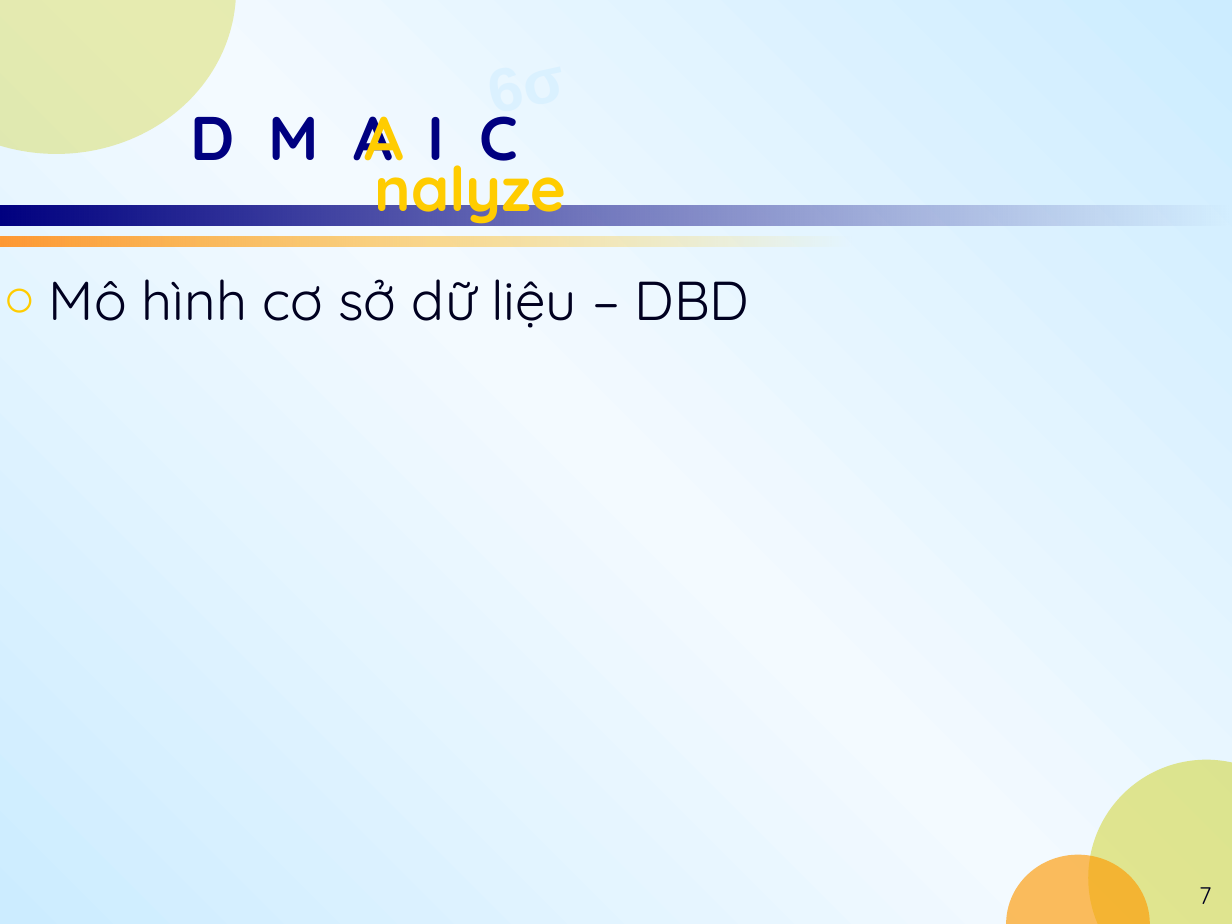
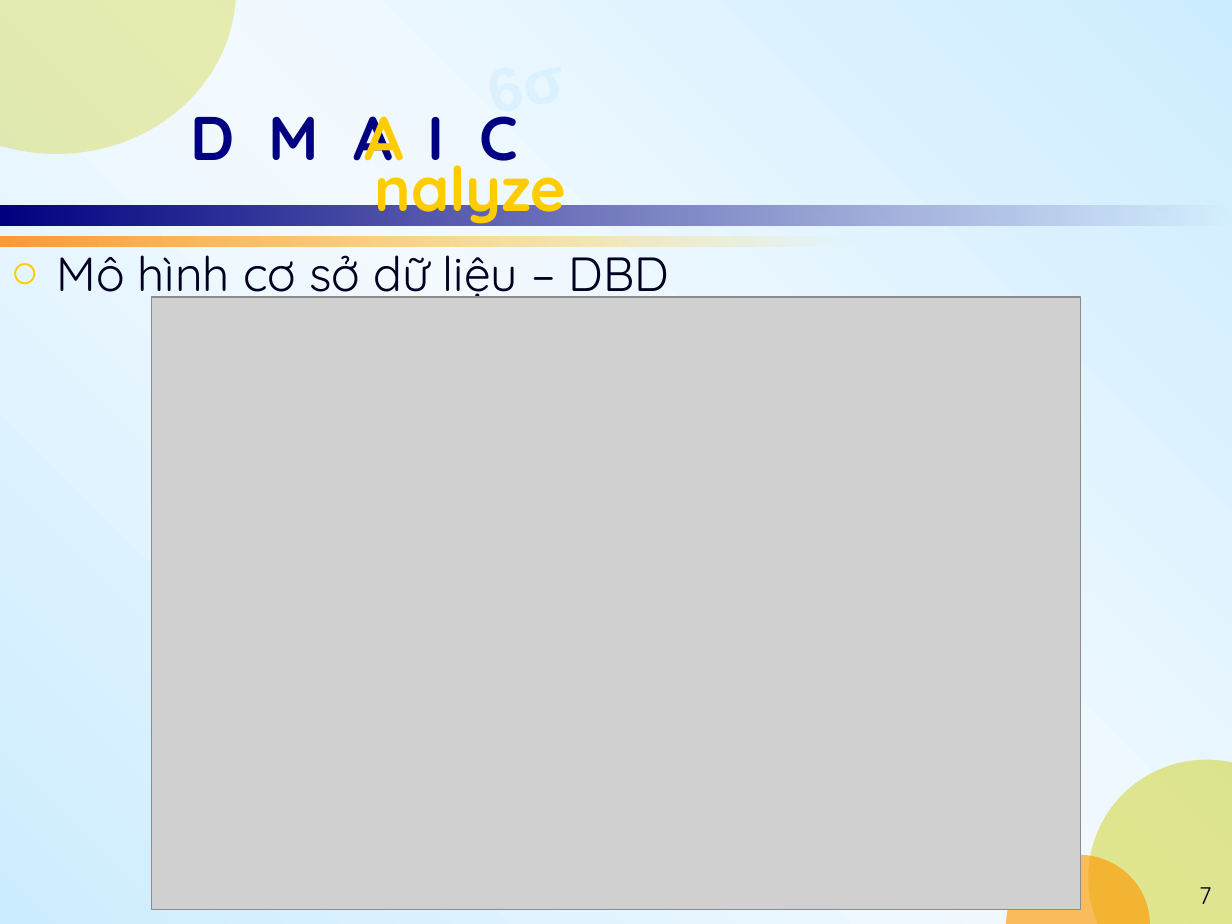
Before and after one commit to luuhuuchuan/expomanage, a slide deck: slide 7 of Documents/Slide_GC0501.pptx. Drawn at 1232x924 pixels with LibreOffice and Linux fonts; fonts in the diff are those of the drawing; grey boxes stand for pictures. Boxes give left, top, right and bottom in pixels: in the first picture for what was removed or moved away, otherwise in the second. Text is boxed around its words. In the diff, an @@ line names an element or a change of style, - is before the commit and + after.

```diff
--- a/Documents/Slide_GC0501.pptx
+++ b/Documents/Slide_GC0501.pptx
@@ text "Mô hình cơ sở dữ ..." moved from (x1=49, y1=279, x2=749, y2=328) to (x1=57, y1=242, x2=669, y2=304) @@
@@ text "Mô hình cơ sở dữ ..." at (x1=57, y1=242, x2=669, y2=304): size 32 to 28 pt @@
@@ picture added at (x1=152, y1=297, x2=1080, y2=909) @@
```
Also in this commit, not shown: 2 other slides changed, 1 slide added, 1 slide removed.
